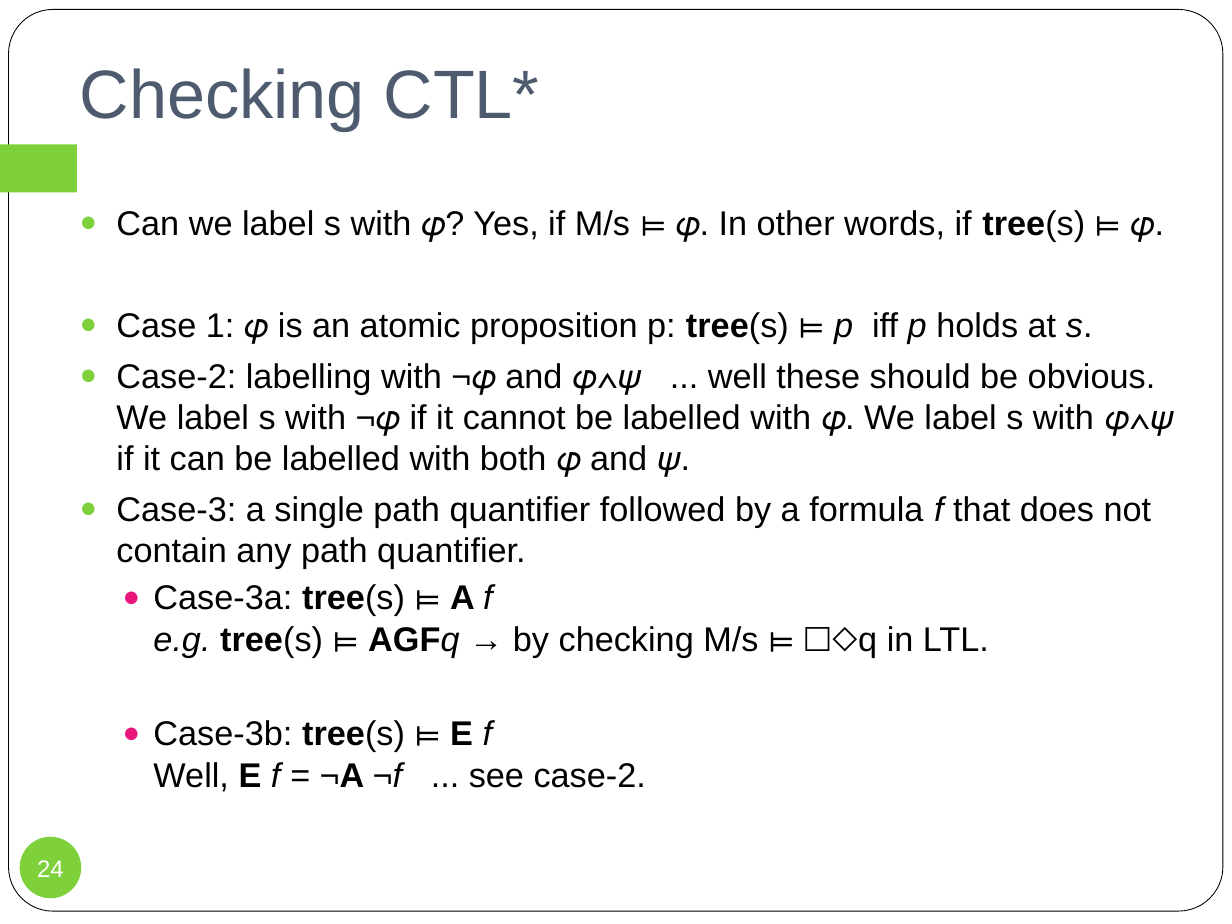
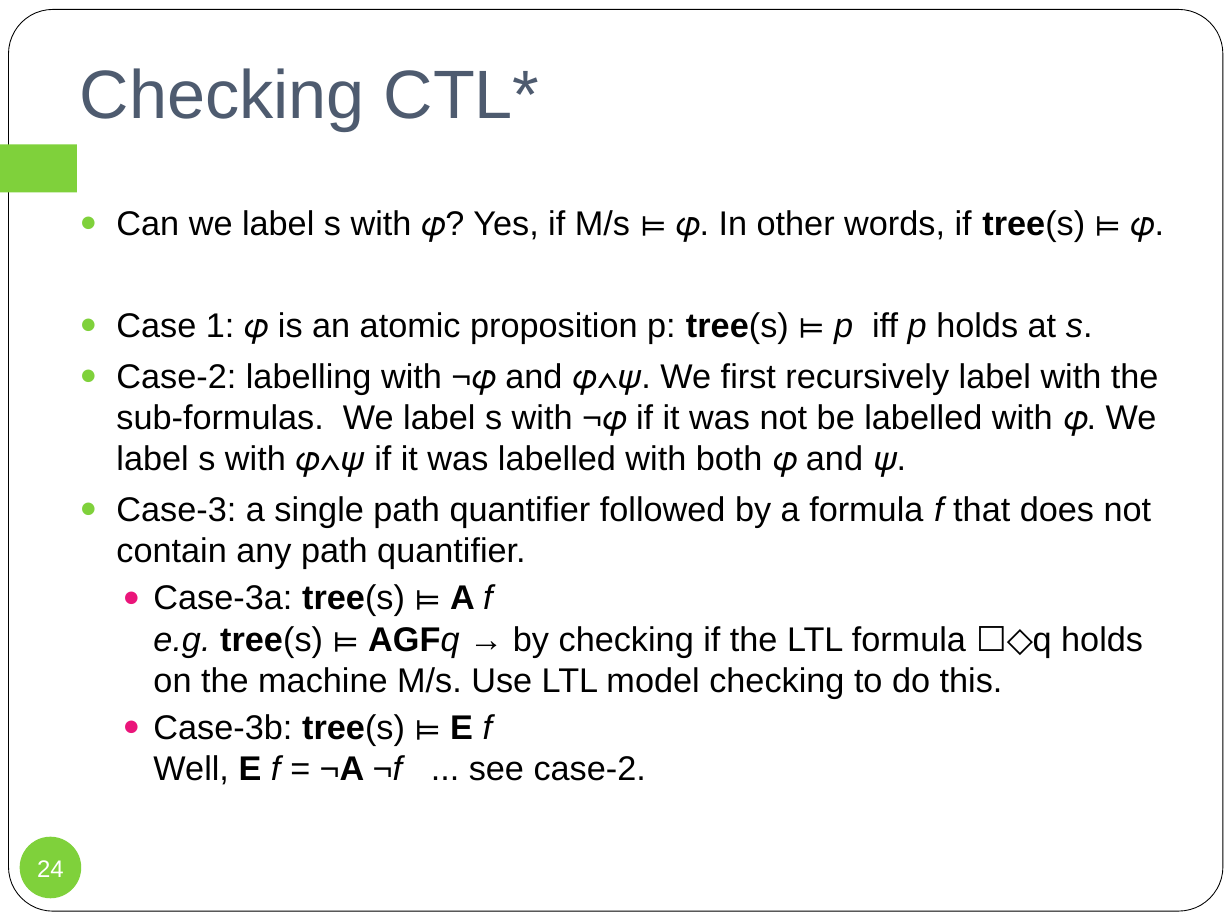
Before and after one commit to wooshrow/infopv, a slide deck: slide 24 of slides/PV_smc.pptx. Drawn at 1232x924 pixels with LibreOffice and Linux fonts; fonts in the diff are those of the drawing. Boxes give left, top, right and bottom in pixels: in the first picture for what was removed or moved away, otherwise in the second. Text is boxed around its words. In the diff, an @@ line names an element or a change of style, - is before the commit and + after.

Commit message:
updates to slides

```diff
--- a/slides/PV_smc.pptx
+++ b/slides/PV_smc.pptx
@@ text at [116,363,1159,477]: text changed @@
-● Case-2: labelling with ¬𝜑 and 𝜑∧𝜓 ... well these should be obvious. We label s with ¬𝜑 if it cannot be labelled with 𝜑. We label s with 𝜑∧𝜓 if it can be labelled with both 𝜑 and 𝜓.
+● Case-2: labelling with ¬𝜑 and 𝜑∧𝜓. We first recursively label with the sub-formulas. We label s with ¬𝜑 if it was not be labelled with 𝜑. We label s with 𝜑∧𝜓 if it was labelled with both 𝜑 and 𝜓.
@@ text at [153,584,1143,698]: text changed @@
-  ● Case-3a: tree(s) ⊨ A f
-    e.g. tree(s) ⊨ AGFq → by checking M/s ⊨ ☐◇q in LTL.
+  ● Case-3a: tree(s) ⊨ A f
+    e.g. tree(s) ⊨ AGFq → by checking if the LTL formula ☐◇q holds on the machine M/s. Use LTL model checking to do this.
```
Also in this commit, not shown: 7 other slides changed, 2 slides added, 4 other files.
